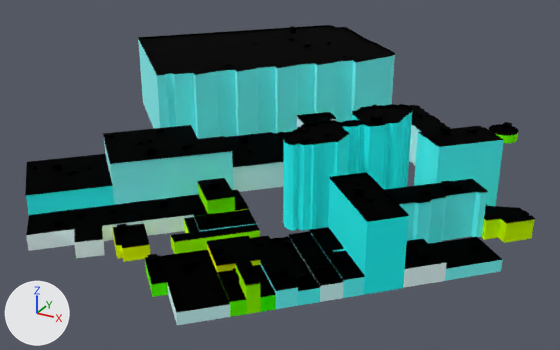
The glTF model web/public/assets/cities/sanfrancisco/tiles/1_-3.bld.glb, before and after one commit.
The view is the same before and after, from a 50 mm lens placed at (581.0, -1017.0, 175.0), pointed at (370.0, -634.0, -16.0). The lights are fixed; the arrows at lower left show +X, +Y and +Z. The first picture is the older version. Where no turn or scale is listed for an object, it has been applied to the vertices. Vertices at exactly the same position are counted once.

Objects in the first picture: '1_-3'.
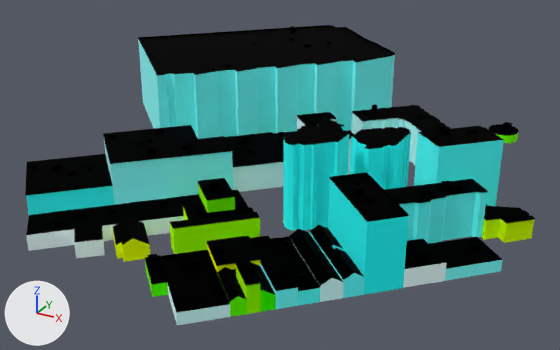
What differs and where, as boxes [x1, y1, x2, y2] in the pictures (560 x 350 px):
part 1 of me_1__3, deleted
    before: [117, 114, 383, 285]
part 2 of me_1__3, reshaped
    before: [193, 104, 413, 297]
    after: [113, 124, 411, 302]

Edits to the bpy script that builds the scene:
```text
Change me_1__3:
    used by ob_1__3; location = (366.2, -622.8, 9.4)
    remove me_1__3.from_pydata(...)  # 3388 vertices, 5071 faces; spans x -157.0..157.0, y -168.0..168.0, z -29.0..29.0
    add me_1__3.from_pydata(...)  # 2903 vertices, 4129 faces; spans x -157.0..157.0, y -168.0..168.0, z -29.0..29.0
    me_1__3 part 1: 11 loose pieces with 88 vertices, spanning x -29.0..88.0, y -140.0..-13.0, z -21.0..25.0, are deleted
    me_1__3 part 2: 9 vertices moved from x 2.0..78.0, y -128.0..15.0, z -20.0..22.0 to x 2.0..78.0, y -128.0..15.0, z -19.0..9.0; 575 vertices removed from x 35.0..101.0, y -142.0..16.0, z -21.0..23.0; 178 vertices added at x -33.0..97.0, y -149.0..16.0, z -27.0..22.0
```
